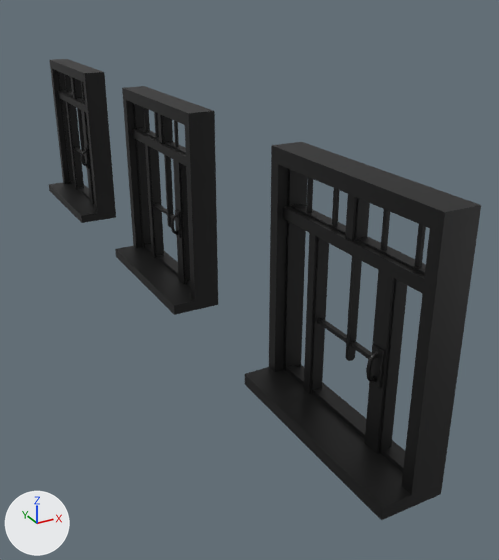
Renders of the FBX model Assets/Main Models/Level 2/FBX/Winodws.fbx from each side of a commit.
Camera for both pictures: a 50 mm camera at (-2.74, -6.78, 2.13) aimed at (0.59, -0.72, -0.9). The axes (+X, +Y, +Z) are drawn at lower left. The lights are the same throughout.

The first picture shows 'Winodws'.
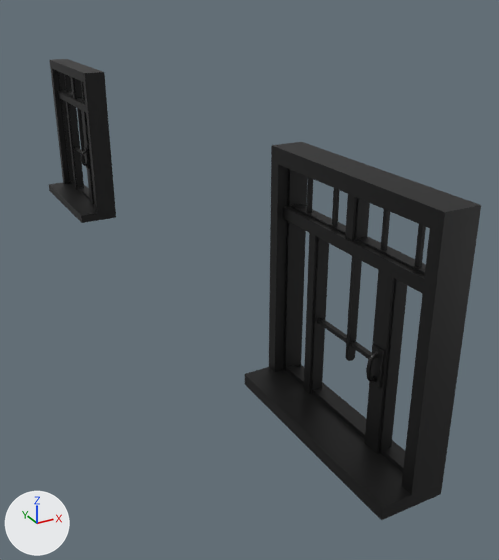
Where the newer file only moved an object's origin or applied its transform, the numbers keep the older frame.

What differs and where, as boxes [x1, y1, x2, y2] in the pictures (499 x 560 px):
part 1 of me_winodws_001, deleted (black): before [115, 86, 218, 315]

The change, as a diff of the scene's bpy script:
```diff
--- a/Assets/Main Models/Level 2/FBX/Winodws.fbx.py
+++ b/Assets/Main Models/Level 2/FBX/Winodws.fbx.py
@@ me_winodws_001 @@
 # used by ob_winodws; location = (0.0, 0.0, 0.0)
-me_winodws_001.from_pydata(...)  # 1788 vertices, 1176 faces; spans x -0.34..0.17, y -4.17..4.34, z -1.06..0.97
+me_winodws_001.from_pydata(...)  # 1192 vertices, 784 faces; spans x -0.34..0.17, y -4.17..4.34, z -1.06..0.97
+# me_winodws_001 part 1: 54 loose pieces with 596 vertices, spanning x -0.34..0.17, y -0.81..1.03, z -1.06..0.97, are deleted
 me_winodws_001.materials.append(mat_winodwsmat)
```
